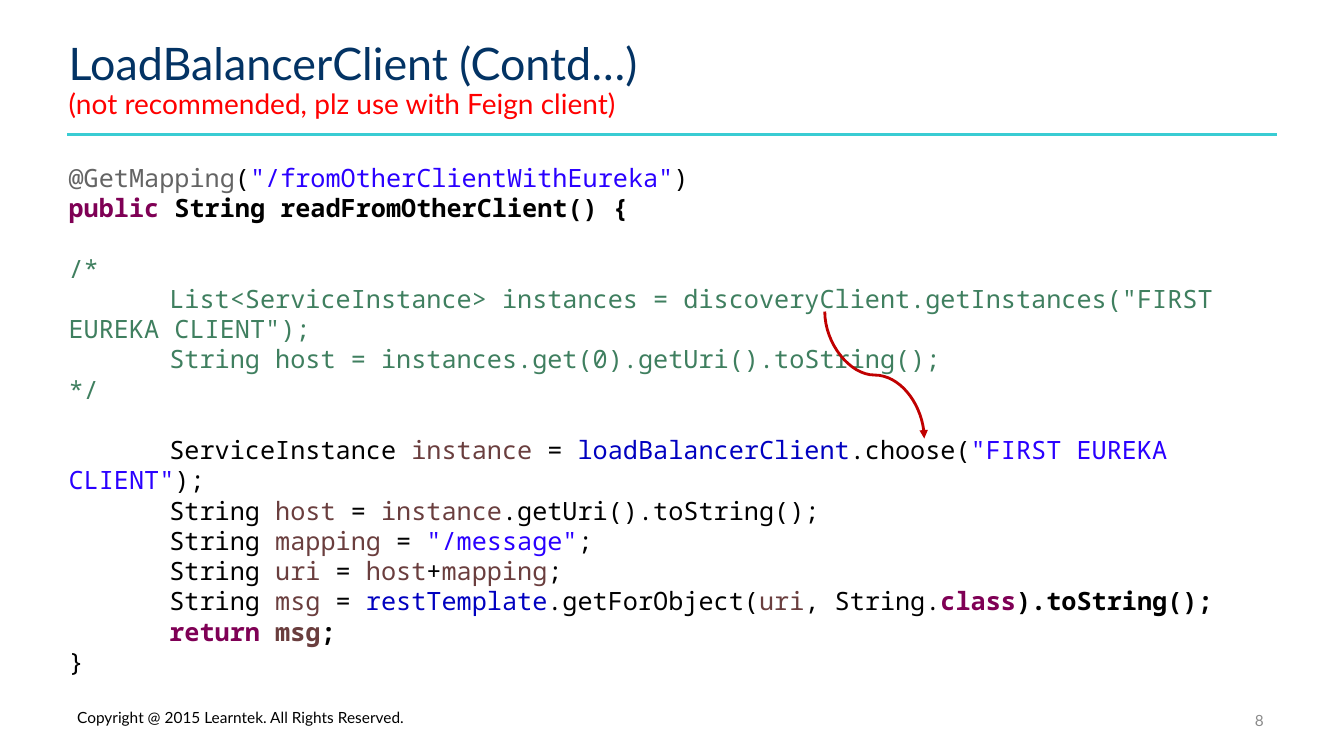
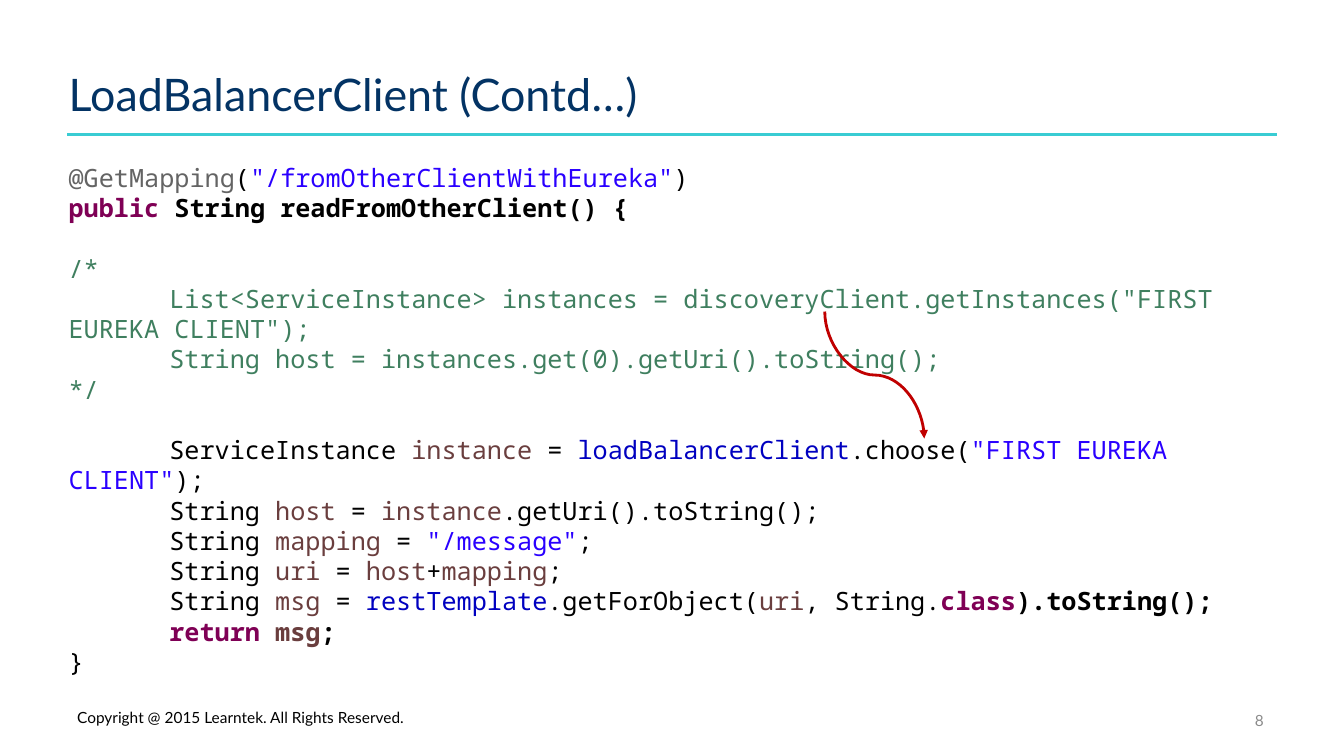
Before and after one commit to santoshkar/Microservice, a slide deck: slide 8 of Presentations/Part-7-Spring Cloud Ribbon.pptx. Drawn at 1344x756 pixels with LibreOffice and Linux fonts; fonts in the diff are those of the drawing; background and template pictures are left out. Boxes give left, top, right and bottom in pixels: in the first picture for what was removed or moved away, otherwise in the second. Text is boxed around its words. In the diff, an @@ line names an element or a change of style, - is before the commit and + after.

Commit message:
Feign client updates

```diff
--- a/Presentations/Part-7-Spring Cloud Ribbon.pptx
+++ b/Presentations/Part-7-Spring Cloud Ribbon.pptx
@@ title at [69,76,637,118]: text changed; size 20 to 32 pt; text colour #FF0000 to #033364 @@
-LoadBalancerClient (Contd…)
-(not recommended, plz use with Feign client)
+LoadBalancerClient (Contd…)
```
Also in this commit, not shown: 3 other slides changed, 18 other files.
